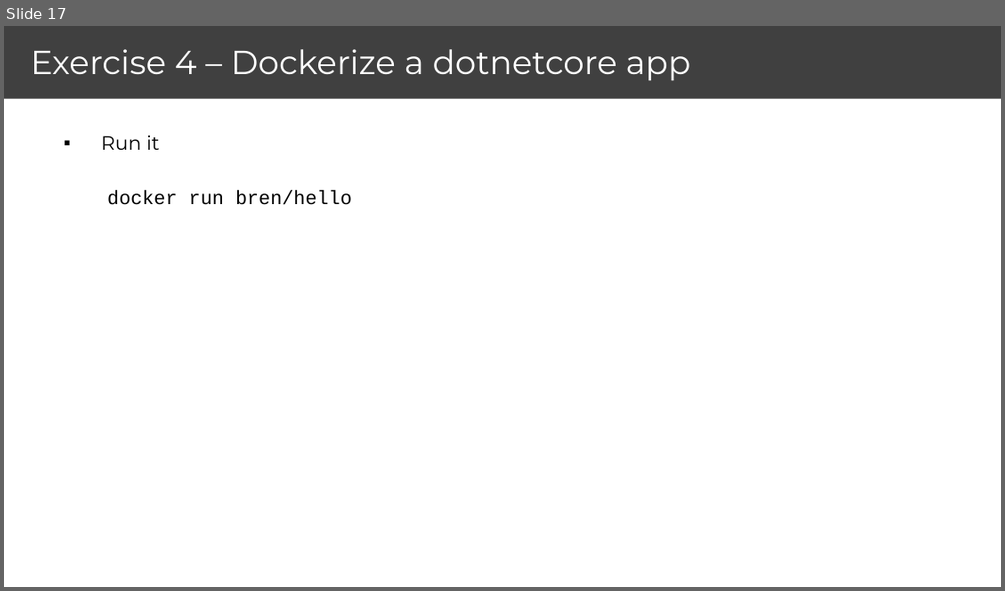
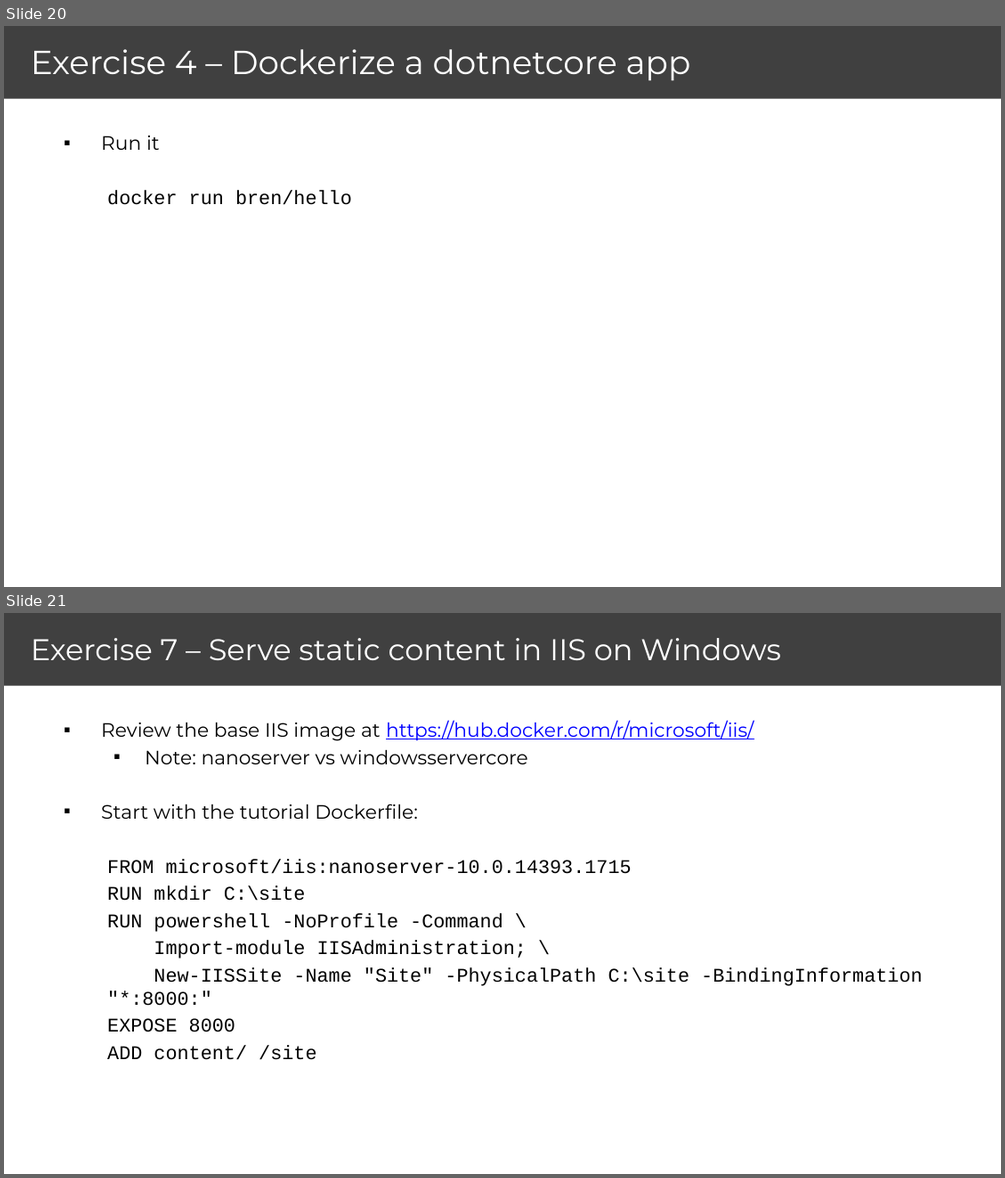
Before and after one commit to brendonmatheson/docker_fu, a slide deck: brendon_matheson_docker_dotnet_slides.pptx. Shown one above the other, each under a label of ours: slide 17 before the commit, slides 20 and 21 after it. The pictures are 1005x591 and 1005x1178 pixels, drawn with LibreOffice and Linux fonts; fonts in the diff are those of the drawing. Boxes give left, top, right and bottom in pixels: in the first picture for what was removed or moved away, otherwise in the second. Text is boxed around its words. In the diff, an @@ line names an element or a change of style, - is before the commit and + after.

```diff
--- a/brendon_matheson_docker_dotnet_slides.pptx
+++ b/brendon_matheson_docker_dotnet_slides.pptx
@@ slide 21 added at (x1=4, y1=613, x2=1001, y2=1174), background #FFFFFF @@
@@ rectangle added at (x1=4, y1=613, x2=1001, y2=686), fill #404040 @@
@@ title added at (x1=31, y1=638, x2=781, y2=660), 21.6 pt, text #FFFFFF @@
+Exercise 7 – Serve static content in IIS on Windows
@@ text added at (x1=101, y1=720, x2=922, y2=1060), 14 pt, text #000000 @@
+▪ Review the base IIS image at https://hub.docker.com/r/microsoft/iis/
+  ▪ Note: nanoserver vs windowsservercore
+▪ Start with the tutorial Dockerfile:
+  FROM microsoft/iis:nanoserver-10.0.14393.1715
+  RUN mkdir C:\site
+  RUN powershell -NoProfile -Command \
+  Import-module IISAdministration; \
+  New-IISSite -Name "Site" -PhysicalPath C:\site -BindingInformation "*:8000:"
+  EXPOSE 8000
+  ADD content/ /site
@@ what was slide 17 is now slide 20 @@
```
Also in this commit, not shown: 1 slide changed, 10 other slides added, 2 slides removed, 1 other file.
